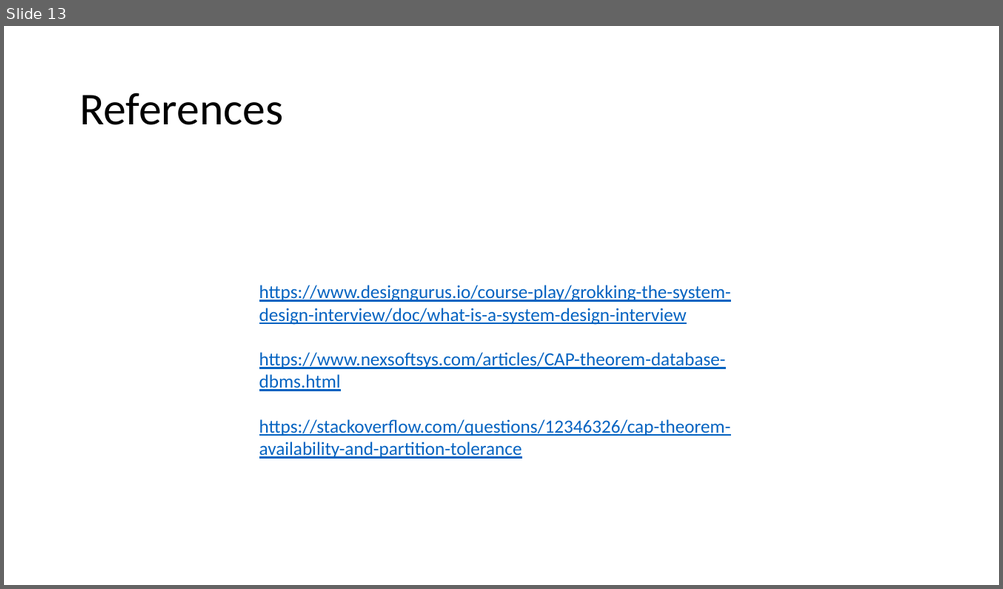
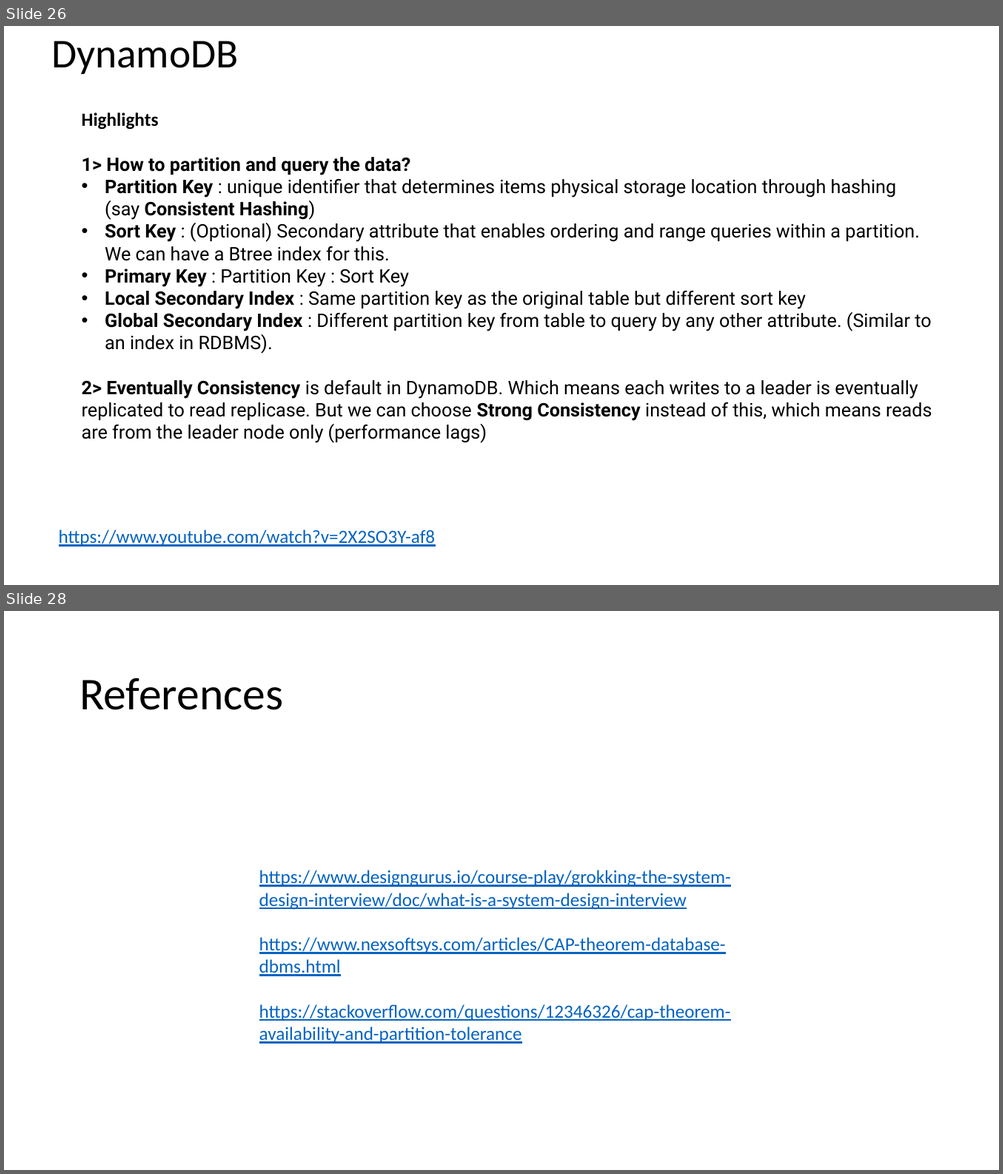
Before and after one commit to as6485/technology, a slide deck: System Design.pptx. Shown one above the other, each under a label of ours: slide 13 before the commit, slides 26 and 28 after it; the slides between them are not shown. The pictures are 1003x589 and 1003x1174 pixels, drawn with LibreOffice and Linux fonts; fonts in the diff are those of the drawing. Boxes give left, top, right and bottom in pixels: in the first picture for what was removed or moved away, otherwise in the second. Text is boxed around its words. In the diff, an @@ line names an element or a change of style, - is before the commit and + after.

```diff
--- a/System Design.pptx
+++ b/System Design.pptx
@@ slide 26 added at bbox=[4, 26, 999, 585], background #FFFFFF @@
@@ title added at bbox=[51, 41, 238, 74], 39.6 pt, text #000000 @@
+DynamoDB
@@ text added at bbox=[82, 113, 932, 443], 18 pt, text #000000 @@
+Highlights
+1> How to partition and query the data?
+• Partition Key : unique identifier that determines items physical storage location through hashing (say Consistent Hashing)
+• Sort Key : (Optional) Secondary attribute that enables ordering and range queries within a partition. We can have a Btree index for this.
+• Primary Key : Partition Key : Sort Key
+• Local Secondary Index : Same partition key as the original table but different sort key
+• Global Secondary Index : Different partition key from table to query by any other attribute. (Similar to an index in RDBMS).
+2> Eventually Consistency is default in DynamoDB. Which means each writes to a leader is eventually replicated to read replicase. But we can choose Strong Consistency instead of this, which means reads are from the leader node only (performance lags)
@@ text added at bbox=[59, 530, 435, 547], 18 pt, text #0563C1, underline @@
+https://www.youtube.com/watch?v=2X2SO3Y-af8
@@ what was slide 13 is now slide 28 @@
```
Also in this commit, not shown: 1 slide changed, 14 other slides added, 1 other file.
